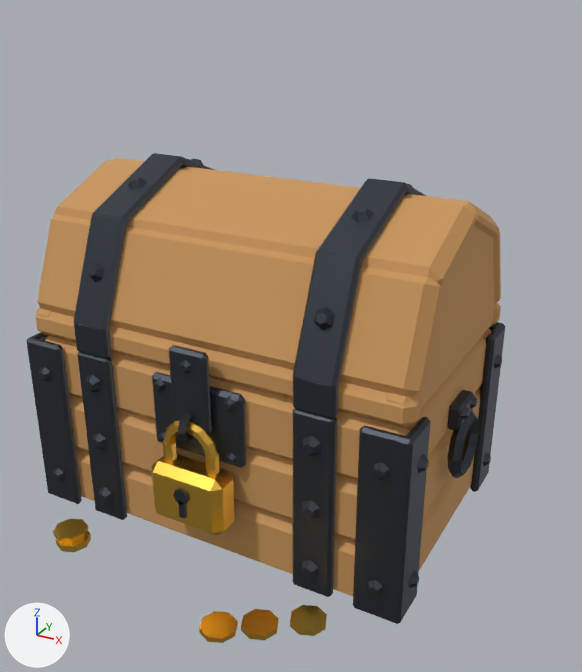
The glTF model learning-demo/public/models/treasure-chest.glb: old version first, new version second.
Both versions are drawn from a camera (50 mm lens) standing at (3.88, -6.62, 5.2) and looking at (0.13, 0.2, 1.79). The axes (+X, +Y, +Z) are drawn at lower left. The lights are the same throughout. The first picture is the older version. Where no turn or scale is listed for an object, it has been applied to the vertices.

The first picture shows 'Chest_Body', 'Lid', 'Lock', 'Treasure'.
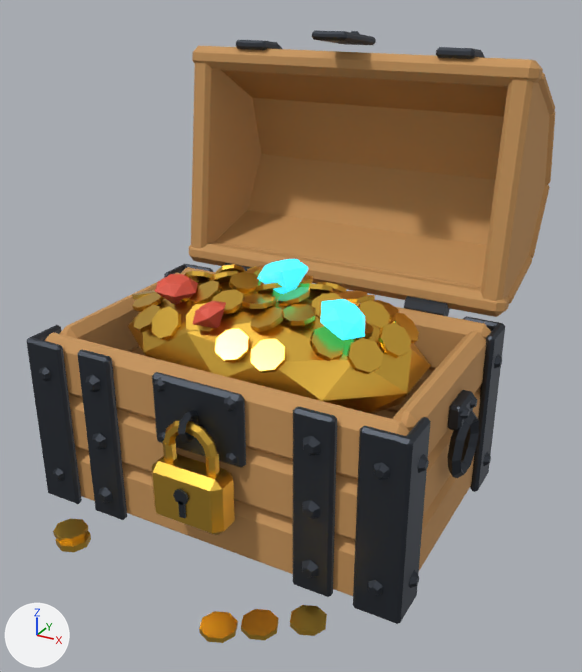
Boxes [x1, y1, x2, y2] around the edits, measured in the pictures (582 x 672 px):
'Lid', turned
    before: [36, 153, 501, 433]
    after: [189, 30, 555, 317]
'Treasure', unchanged, uncovered by the edit
    before: [53, 518, 327, 643]
    after: [53, 259, 431, 643]

Edits to the bpy script that builds the scene:
```text
Change ob_lid:
    ob_lid.rotation_euler: (0.0, 0.0, 0.0) -> (-1.691, 0.0, 0.0)  # degrees (0, 0, 0) -> degrees (-97, 0, 0)
```
